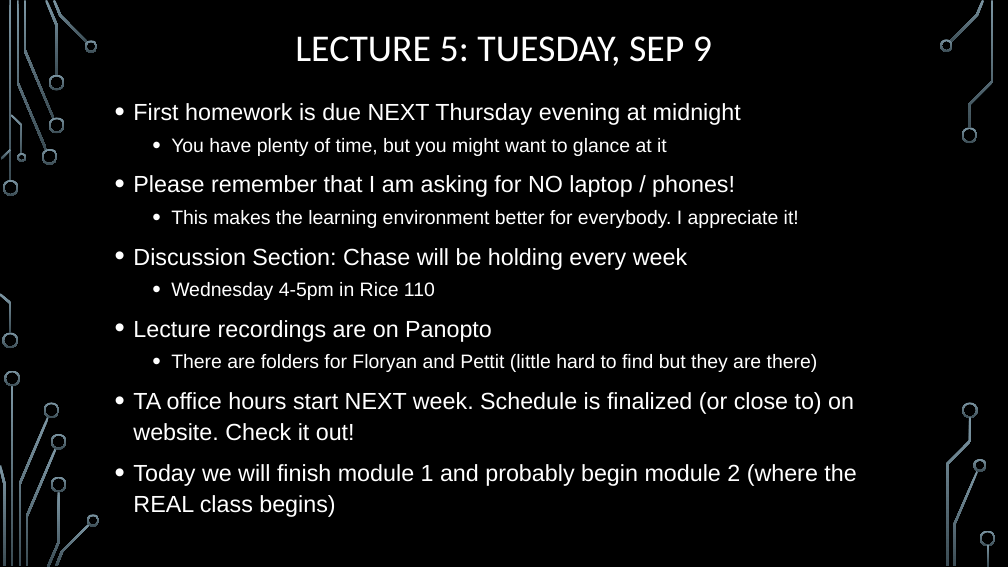
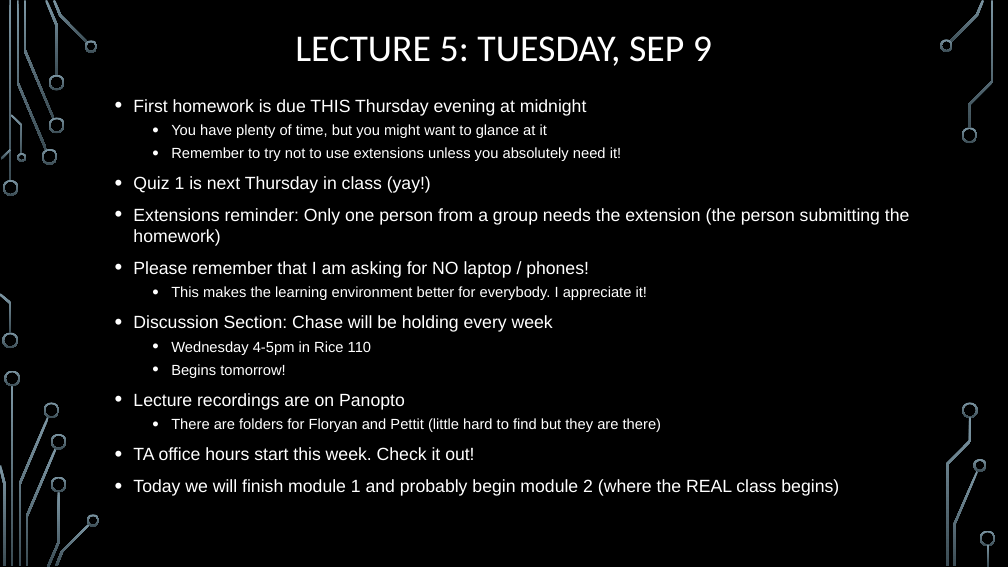
Before and after one commit to markfloryan/dmt2, a slide deck: slide 4 of slides/00-DailyAnnouncements.pptx. Drawn at 1008x567 pixels with LibreOffice and Linux fonts; fonts in the diff are those of the drawing; background and template pictures are left out. Boxes give left, top, right and bottom in pixels: in the first picture for what was removed or moved away, otherwise in the second. Text is boxed around its words. In the diff, an @@ line names an element or a change of style, - is before the commit and + after.

```diff
--- a/slides/00-DailyAnnouncements.pptx
+++ b/slides/00-DailyAnnouncements.pptx
@@ text at [133, 99, 587, 116]: text changed; size 22.2 to 16.8 pt @@
-• First homework is due NEXT Thursday evening at midnight
+• First homework is due THIS Thursday evening at midnight
@@ text at [133, 147, 910, 246]: paragraphs added @@
+  • Remember to try not to use extensions unless you absolutely need it!
+• Quiz 1 is next Thursday in class (yay!)
+• Extensions reminder: Only one person from a group needs the extension (the person submitting the homework)
@@ text at [133, 124, 839, 496]: size 18.5 to 14 pt in "You have plenty of time, but you ...", "This makes the learning environment better for ...", "Wednesday 4-5pm in Rice 110", "There are folders for Floryan and Pettit ..."; size 22.2 to 16.8 pt in "Please remember that I am asking for ...", "Discussion Section: Chase will be holding every ...", "Lecture recordings are on Panopto", "Today we will finish module 1 and ..."; line spacing 1.1 to 1 @@
@@ text at [171, 364, 285, 378]: paragraph added @@
+  • Begins tomorrow!
@@ text at [133, 447, 474, 460]: text changed; size 22.2 to 16.8 pt @@
-• TA office hours start NEXT week. Schedule is finalized (or close to) on website. Check it out!
+• TA office hours start this week. Check it out!
```
Also in this commit, not shown: 1 other file.
